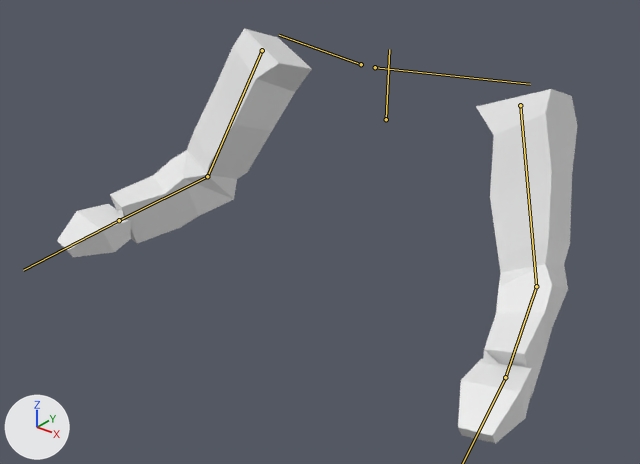
Renders of the glTF model meshes/entities/player_models/male_arms_model/male_arm_model.glb from each side of a commit.
One viewpoint serves both versions: a camera (50 mm lens) standing at (1.082, -1.586, 0.81) and looking at (0.038, -0.281, 0.001). The lights are fixed; the arrows at lower left show +X, +Y and +Z. Both versions are drawn at frame 1 of the action 'falling'; the numbers are the values there. The bones that bend it are drawn over the model as lines.
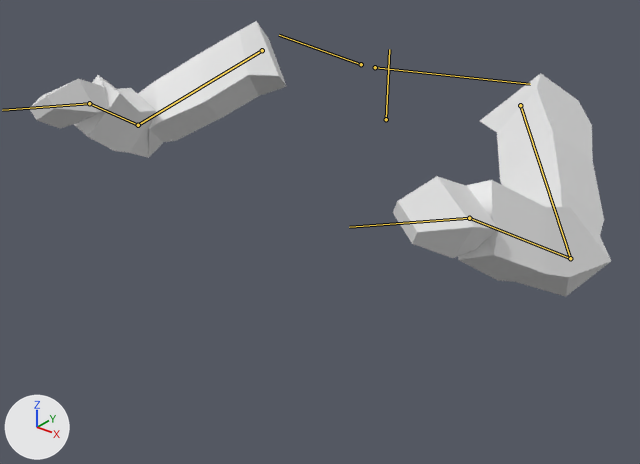
Boxes [x1, y1, x2, y2] around the edits, measured in the pictures (640 x 464 px):
'Cube.001', posed (12% wider, 33% shorter): before [57, 29, 577, 444]; after [29, 21, 611, 297]
bone 'upper_arm.L', root to tip: before (520, 105) to (536, 286); after (520, 105) to (570, 258)
bone 'lowerarm.L', root to tip: before (536, 286) to (505, 377); after (570, 258) to (469, 218)
bone 'upper_arm.R', root to tip: before (262, 50) to (207, 176); after (262, 50) to (138, 125)
bone 'lowerarm.R', root to tip: before (207, 176) to (119, 220); after (138, 125) to (89, 103)
bone 'hand.R', root to tip: before (119, 220) to (23, 270); after (89, 103) to (2, 110)

What changed in the scene script:
```text
Change bone_upper_arm_l:
    where bone_upper_arm_l = bpy.data.objects['metarig'].pose.bones['upper_arm.L']  # child of 'shoulder.L'
    bone_upper_arm_l.rotation_quaternion: (0.984, 0.151, -0.06, -0.066) -> (0.918, 0.357, -0.01, 0.171)  # degrees (18, -6, -9) -> degrees (41, -8, 18)
Change bone_lowerarm_l:
    where bone_lowerarm_l = bpy.data.objects['metarig'].pose.bones['lowerarm.L']  # child of 'upper_arm.L'
    bone_lowerarm_l.rotation_quaternion: (0.906, 0.409, -0.108, -0.012) -> (0.761, 0.62, -0.122, -0.145)  # degrees (49, -11, -6) -> degrees (78, 0, -22)
Change bone_hand_l:
    where bone_hand_l = bpy.data.objects['metarig'].pose.bones['hand.L']  # child of 'lowerarm.L'
    bone_hand_l.rotation_quaternion: (0.687, 0.089, 0.72, -0.045) -> (0.956, 0.067, 0.265, 0.11)  # degrees (-47, 95, -58) -> degrees (12, 29, 16)
Change bone_upper_arm_r:
    where bone_upper_arm_r = bpy.data.objects['metarig'].pose.bones['upper_arm.R']  # child of 'shoulder.R'
    bone_upper_arm_r.rotation_quaternion: (0.984, 0.151, 0.06, 0.066) -> (0.918, 0.357, 0.01, -0.171)  # degrees (18, 6, 9) -> degrees (41, 8, -18)
Change bone_lowerarm_r:
    where bone_lowerarm_r = bpy.data.objects['metarig'].pose.bones['lowerarm.R']  # child of 'upper_arm.R'
    bone_lowerarm_r.rotation_quaternion: (0.906, 0.409, 0.108, 0.012) -> (0.761, 0.62, 0.122, 0.145)  # degrees (49, 11, 6) -> degrees (78, 0, 22)
Change bone_hand_r:
    where bone_hand_r = bpy.data.objects['metarig'].pose.bones['hand.R']  # child of 'lowerarm.R'
    bone_hand_r.rotation_quaternion: (0.687, 0.089, -0.72, 0.045) -> (0.956, 0.067, -0.265, -0.11)  # degrees (-47, -95, 58) -> degrees (12, -29, -16)
```
